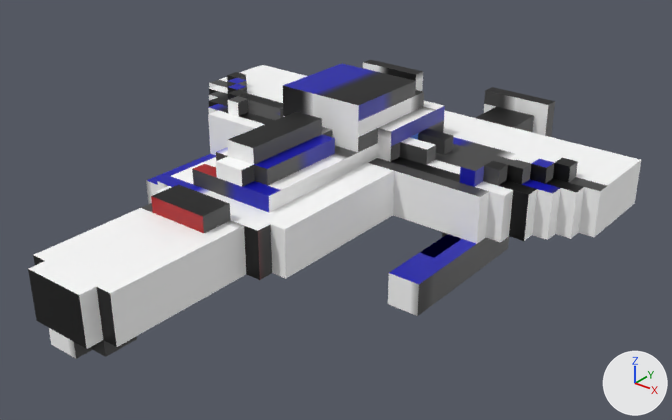
Renders of the FBX model JimJam/JimJam1/Assets/Model/Ship.fbx from each side of a commit.
The view is the same before and after, from a 50 mm lens placed at (0.506, -0.727, 0.355), pointed at (0.184, -0.324, 0.105). The axes (+X, +Y, +Z) are drawn at lower right. The lights are the same throughout. The first picture is the older version. Where no turn or scale is listed for an object, it has been applied to the vertices.

The first picture shows 'Matrix'.
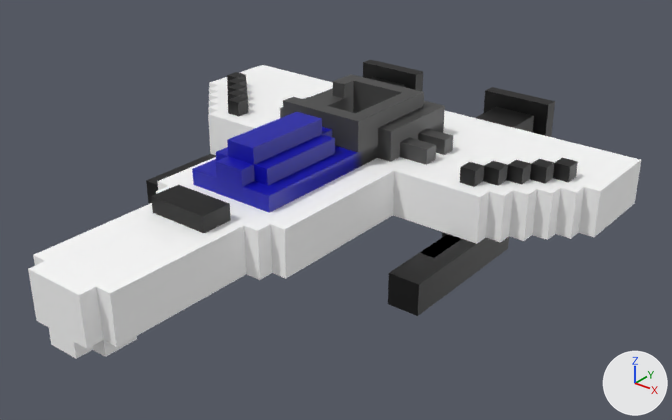
The newer file is also turned or shifted as a whole; pictures and numbers use the older file's frame.

Boxes [x1, y1, x2, y2] around the edits, measured in the pictures (672 x 420 px):
part 1 of me_matrix, cut back
    before: [283, 64, 416, 137]
    after: [283, 78, 414, 137]
part 2 of me_matrix, surface changed
    both: [28, 60, 611, 359]

The change, as a diff of the scene's bpy script:
```diff
--- a/JimJam/JimJam1/Assets/Model/Ship.fbx.py
+++ b/JimJam/JimJam1/Assets/Model/Ship.fbx.py
@@ me_matrix @@
 # used by ob_matrix
-me_matrix.from_pydata(...)  # 437 vertices, 329 faces; spans x -0.32..0.0, y -0.19..0.17, z -0.24..-0.15
+me_matrix.from_pydata(...)  # 433 vertices, 326 faces; spans x -0.32..0.0, y -0.19..0.17, z -0.24..-0.16
+# me_matrix part 1
+# 5 vertices are removed from x -0.19..-0.13, y 0.01..0.07, z -0.16..-0.15
+# 7 faces are deleted
+# 1 vertex is added at (-0.13, 0.02, -0.16)
+# 4 new faces join them
+# me_matrix part 2: 304 kept faces spanning x -0.32..0.0, y -0.19..0.17, z -0.24..-0.16 get new texture (UV) coordinates
 me_matrix.materials.append(mat_ship_material)
```
